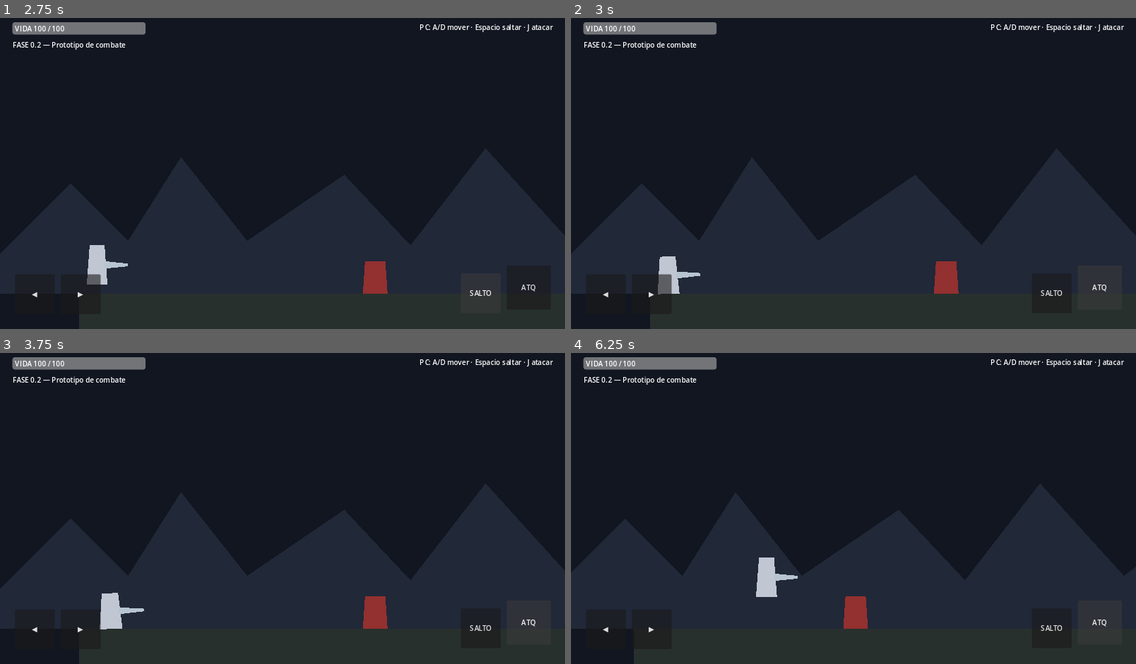
Above: before the commit, frames 1-4 (two rows, left to right).
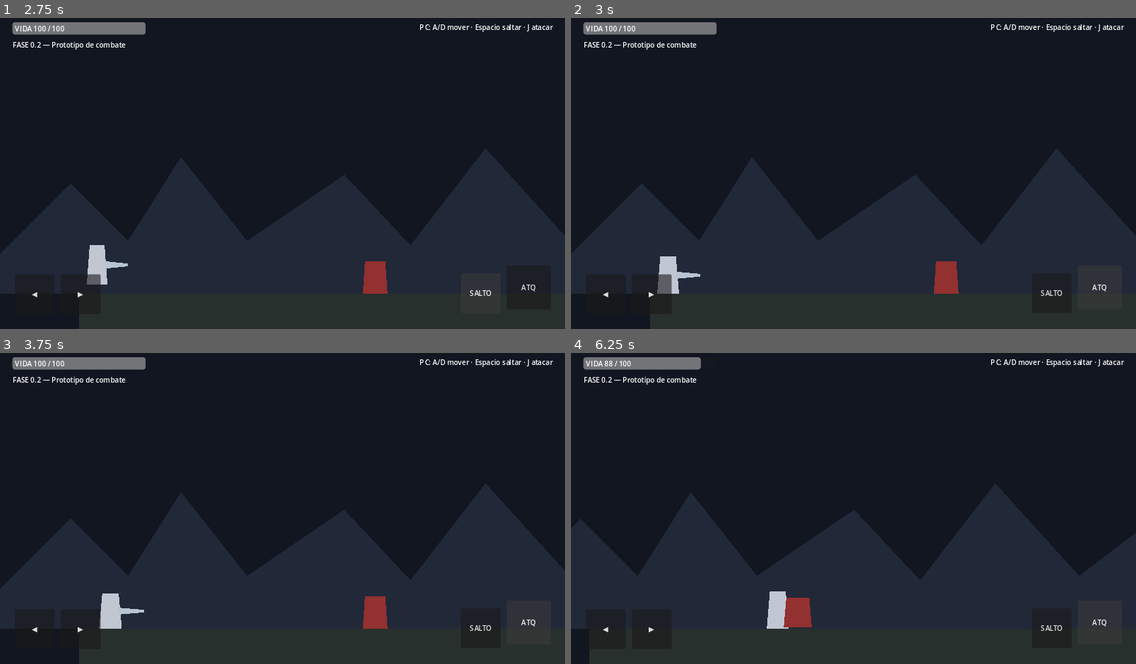
Above: after the commit, the same moments.

Repository: LoloscarPrr/EchoFragment
Game: Godot game, scene res://scenes/main/Main.tscn
Same seed, same stepped clock (60 frames per second), same inputs: the game is played once before the commit and once after it.
Inputs:
- Up to frame 1 (2.75 s): click "◀" at 0.5 s; click "▶" at 1.25 s; click "SALTO" at 2 s
- Up to frame 2 (3 s): click "ATQ" at 2.75 s
- Up to frame 3 (3.75 s): tap Enter at 3.5 s; hold D (move_right) from 3.53 s (still down); tap J (attack) at 3.6 s
- Up to frame 4 (6.25 s): tap Space (jump) at 3.77, 4.07, 4.52, 4.55, 4.82, 5.1, 6.02 s; tap K (dodge) at 3.8, 4.35, 6.05 s; release D (move_right) at 5.03 s; hold A (move_left) 5.03-5.78 s; tap J (attack) at 5.3, 5.85 s; hold D (move_right) from 5.78 s (still down)

Frame 1 is identical in both runs. In frame 2, less than 0.1% of the frame differs, in the area x 15-23%, y 76-89%; in frame 3, less than 0.1%; in frame 4, 2.2%, in the area x 3-53%, y 1-100%.
Error after the commit: Invalid assignment of property or key 'damage' with value of type 'int' on a base object of type 'null instance'. (res://scripts/player/Player.gd:123)

Commit message:
feat: add stamina dodge and sword combo

Diff:
--- a/scripts/player/Player.gd
+++ b/scripts/player/Player.gd
@@ -1,34 +1,57 @@
 extends CharacterBody2D
 
 signal health_changed(current: int, maximum: int)
+signal stamina_changed(current: float, maximum: float)
+signal combo_changed(step: int)
 signal died
 
-@export var move_speed: float = 230.0
-@export var acceleration: float = 1500.0
-@export var deceleration: float = 1900.0
-@export var jump_velocity: float = -470.0
-@export var gravity: float = 1250.0
-@export var max_health: int = 100
-@export var attack_damage: int = 25
-@export var attack_cooldown: float = 0.38
+@export var move_speed := 230.0
+@export var acceleration := 1500.0
+@export var deceleration := 1900.0
+@export var jump_velocity := -470.0
+@export var gravity := 1250.0
+@export var max_health := 100
+@export var max_stamina := 100.0
+@export var stamina_regen_per_second := 28.0
+@export var dodge_cost := 30.0
+@export var dodge_speed := 520.0
+@export var dodge_duration := 0.18
+@export var dodge_invulnerability := 0.28
+@export var combo_window := 0.55
 
 var health: int
-var facing: float = 1.0
+var stamina: float
+var facing := 1.0
 var can_control := true
-var _last_attack_ms: int = -99999
+
+var _combo_step := 0
+var _last_attack_time := -99.0
+var _attack_locked_until := 0.0
+var _dodge_until := 0.0
+var _invulnerable_until := 0.0
 var _visual_base_scale := Vector2.ONE
 
 @onready var visual: Polygon2D = $Visual
-@onready var attack_area: Area2D = $AttackArea
+@onready var hitbox: CombatHitbox = $AttackHitbox
 
 func _ready() -> void:
 	health = max_health
+	stamina = max_stamina
 	_visual_base_scale = visual.scale
 	health_changed.emit(health, max_health)
+	stamina_changed.emit(stamina, max_stamina)
 
 func _physics_process(delta: float) -> void:
+	var now := Time.get_ticks_msec() / 1000.0
+	_regen_stamina(delta, now)
+
 	if not is_on_floor():
 		velocity.y += gravity * delta
+
+	if now < _dodge_until:
+		move_and_slide()
+		_update_visual(delta)
+		return
 
 	var direction := 0.0
 	if can_control:
@@ -43,30 +66,71 @@
 	if can_control and Input.is_action_just_pressed("jump") and is_on_floor():
 		velocity.y = jump_velocity
 
+	if can_control and Input.is_action_just_pressed("dodge"):
+		_try_dodge(direction, now)
+
 	if can_control and Input.is_action_just_pressed("attack"):
-		_try_attack()
+		_try_attack(now)
 
 	move_and_slide()
 	_update_visual(delta)
 
-func _try_attack() -> void:
-	var now := Time.get_ticks_msec()
-	if now - _last_attack_ms < int(attack_cooldown * 1000.0):
+func _regen_stamina(delta: float, now: float) -> void:
+	if now < _dodge_until:
 		return
-	_last_attack_ms = now
+	var previous := stamina
+	stamina = minf(max_stamina, stamina + stamina_regen_per_second * delta)
+	if not is_equal_approx(previous, stamina):
+		stamina_changed.emit(stamina, max_stamina)
 
-	attack_area.position.x = 58.0 * facing
-	for body in attack_area.get_overlapping_bodies():
-		if body == self:
-			continue
-		if body.has_method("take_damage"):
-			body.take_damage(attack_damage, global_position)
+func _try_dodge(direction: float, now: float) -> void:
+	if stamina < dodge_cost or now < _attack_locked_until:
+		return
+	stamina -= dodge_cost
+	stamina_changed.emit(stamina, max_stamina)
+
+	var dodge_direction := direction
+	if dodge_direction == 0.0:
+		dodge_direction = facing
+	else:
+		facing = sign(dodge_direction)
+
+	velocity.x = dodge_direction * dodge_speed
+	velocity.y = 0.0
+	_dodge_until = now + dodge_duration
+	_invulnerable_until = now + dodge_invulnerability
 
 	var tween := create_tween()
+	tween.tween_property(visual, "scale", Vector2(1.28, 0.72), 0.07)
+	tween.tween_property(visual, "scale", _visual_base_scale, 0.11)
+
+func _try_attack(now: float) -> void:
+	if now < _attack_locked_until:
+		return
+
+	if now - _last_attack_time <= combo_window:
+		_combo_step = (_combo_step % 3) + 1
+	else:
+		_combo_step = 1
+
+	_last_attack_time = now
+	combo_changed.emit(_combo_step)
+
+	var damage_values := [18, 22, 34]
+	var lock_values := [0.24, 0.28, 0.40]
+	var reach_values := [58.0, 64.0, 72.0]
+
+	hitbox.damage = damage_values[_combo_step - 1]
+	hitbox.knockback = 180.0 + (_combo_step * 35.0)
+	hitbox.position.x = reach_values[_combo_step - 1] * facing
+	_attack_locked_until = now + lock_values[_combo_step - 1]
+	hitbox.strike(global_position)
+
+	var angles := [0.18, -0.26, 0.42]
+	var tween := create_tween()
 	visual.rotation = 0.0
-	tween.tween_property(visual, "rotation", 0.22 * facing, 0.07)
-	tween.tween_property(visual, "rotation", -0.10 * facing, 0.08)
-	tween.tween_property(visual, "rotation", 0.0, 0.09)
+	tween.tween_property(visual, "rotation", angles[_combo_step - 1] * facing, 0.07)
+	tween.tween_property(visual, "rotation", 0.0, lock_values[_combo_step - 1] - 0.07)
 
 func _update_visual(delta: float) -> void:
 	if absf(velocity.x) > 15.0 and is_on_floor():
@@ -82,8 +146,11 @@
 		target_scale = Vector2(1.04, 0.96)
 	visual.scale = visual.scale.lerp(target_scale, minf(1.0, 9.0 * delta))
 
-func take_damage(amount: int, source_position := Vector2.ZERO) -> void:
-	if health <= 0:
+func can_receive_damage() -> bool:
+	return health > 0 and Time.get_ticks_msec() / 1000.0 >= _invulnerable_until
+
+func take_damage(amount: int, source_position := Vector2.ZERO, knockback := 220.0) -> void:
+	if not can_receive_damage():
 		return
 	health = maxi(0, health - amount)
 	health_changed.emit(health, max_health)
@@ -92,11 +159,11 @@
 		var knock_dir := sign(global_position.x - source_position.x)
 		if knock_dir == 0.0:
 			knock_dir = -facing
-		velocity.x = knock_dir * 260.0
+		velocity.x = knock_dir * knockback
 		velocity.y = -120.0
 
 	var tween := create_tween()
-	tween.tween_property(visual, "modulate:a", 0.25, 0.05)
+	tween.tween_property(visual, "modulate:a", 0.2, 0.05)
 	tween.tween_property(visual, "modulate:a", 1.0, 0.10)
 
 	if health == 0:
